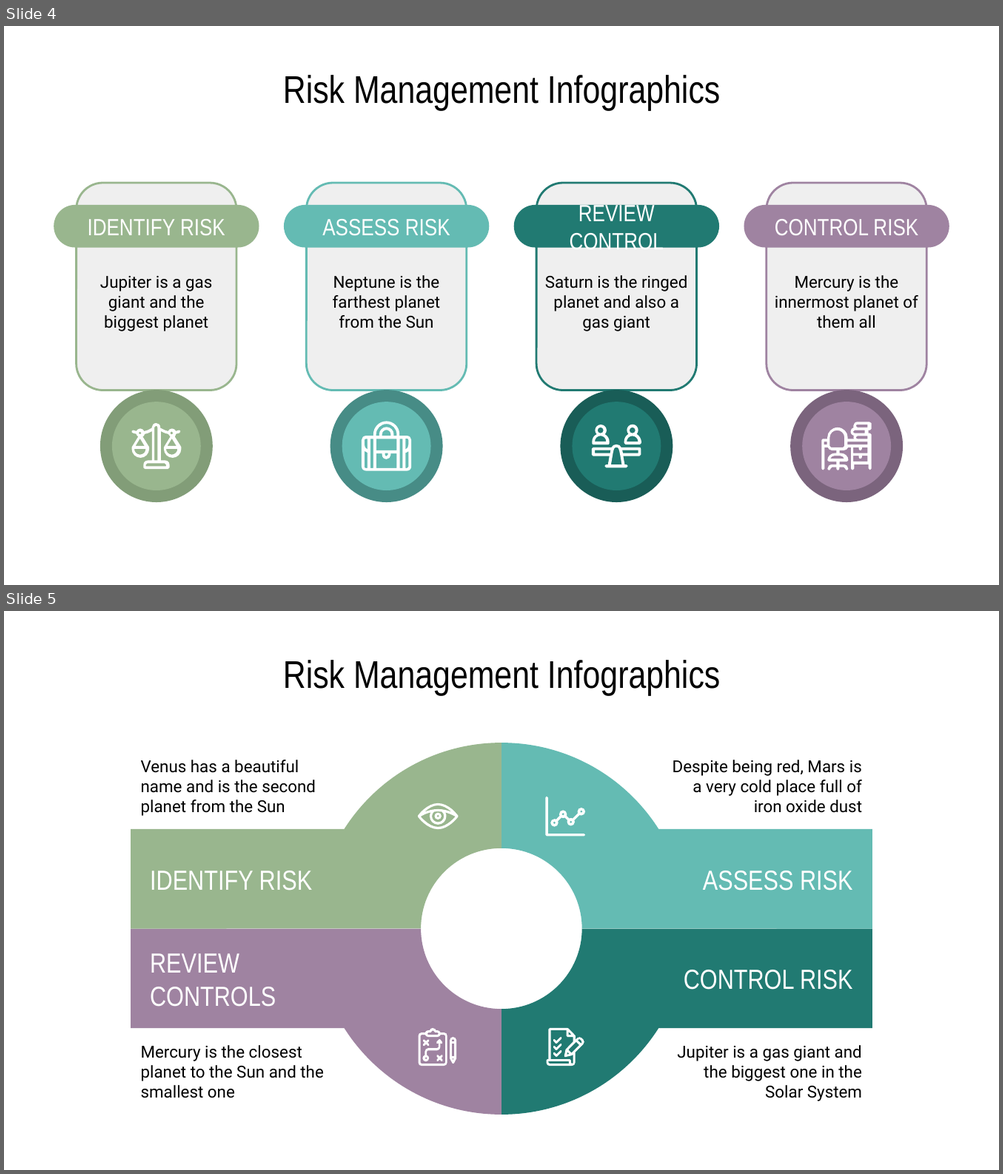
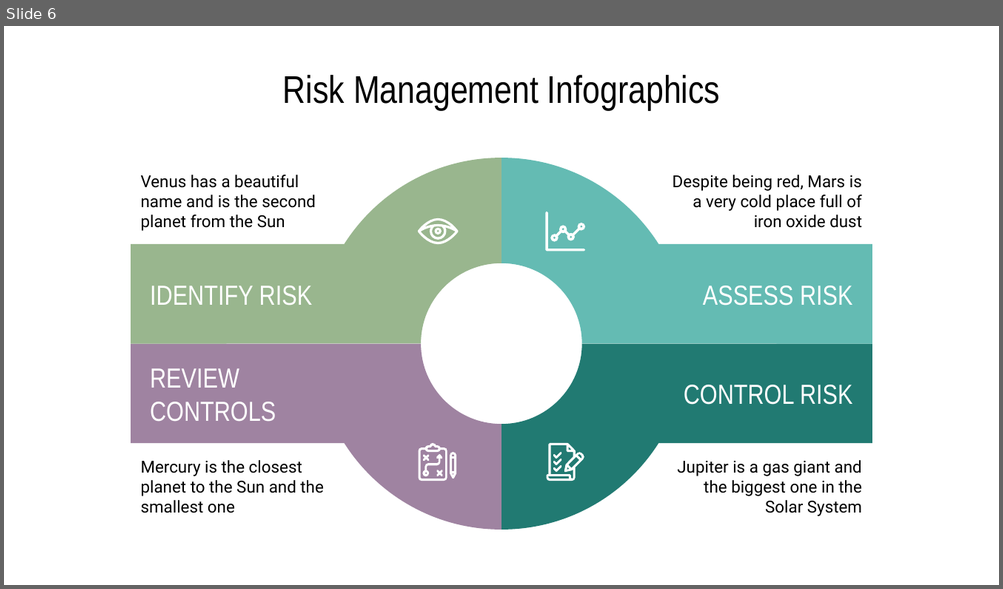
Before and after one commit to vrobles/Proyecto_Grupo3, a slide deck: Risk Management Infographics by Slidesgo.pptx. Shown one above the other, each under a label of ours: slides 4 and 5 before the commit, slide 6 after it. The pictures are 1003x1174 and 1003x589 pixels, drawn with LibreOffice and Linux fonts; fonts in the diff are those of the drawing. Boxes give left, top, right and bottom in pixels: in the first picture for what was removed or moved away, otherwise in the second. Text is boxed around its words. In the diff, an @@ line names an element or a change of style, - is before the commit and + after.

```diff
--- a/Risk Management Infographics by Slidesgo.pptx
+++ b/Risk Management Infographics by Slidesgo.pptx
@@ slide 4 removed at box(4, 26, 999, 585), background #FFFFFF @@
@@ title removed at box(283, 75, 720, 111) @@
-Risk Management Infographics
@@ rounded rectangle removed at box(77, 183, 236, 391) @@
-Jupiter is a gas giant and the biggest planet
@@ rounded rectangle removed at box(307, 183, 466, 391) @@
-Neptune is the farthest planet from the Sun
@@ rounded rectangle removed at box(536, 183, 696, 391) @@
-Saturn is the ringed planet and also a gas giant
@@ rounded rectangle removed at box(766, 183, 926, 391) @@
-Mercury is the innermost planet of them all
@@ rounded rectangle removed at box(54, 205, 259, 248) @@
-IDENTIFY RISK
@@ rounded rectangle removed at box(284, 205, 489, 248) @@
-ASSESS RISK
@@ rounded rectangle removed at box(513, 205, 718, 248) @@
-REVIEW CONTROL
@@ rounded rectangle removed at box(744, 205, 949, 248) @@
-CONTROL RISK
@@ ellipse removed at box(100, 390, 213, 503) @@
@@ ellipse removed at box(112, 402, 201, 491) @@
@@ ellipse removed at box(330, 390, 443, 503) @@
@@ ellipse removed at box(342, 402, 431, 491) @@
@@ ellipse removed at box(560, 390, 672, 503) @@
@@ ellipse removed at box(572, 402, 660, 491) @@
@@ ellipse removed at box(790, 390, 902, 503) @@
@@ ellipse removed at box(802, 402, 891, 491) @@
@@ freeform shape removed at box(131, 424, 181, 469) @@
@@ freeform shape removed at box(361, 422, 411, 471) @@
@@ freeform shape removed at box(592, 425, 609, 445) @@
@@ freeform shape removed at box(623, 425, 640, 445) @@
@@ freeform shape removed at box(822, 422, 871, 471) @@
@@ freeform shape removed at box(592, 445, 642, 468) @@
@@ what was slide 5 is now slide 6 @@
```
Also in this commit, not shown: 1 slide changed, 4 slides added, 2 other slides removed.
